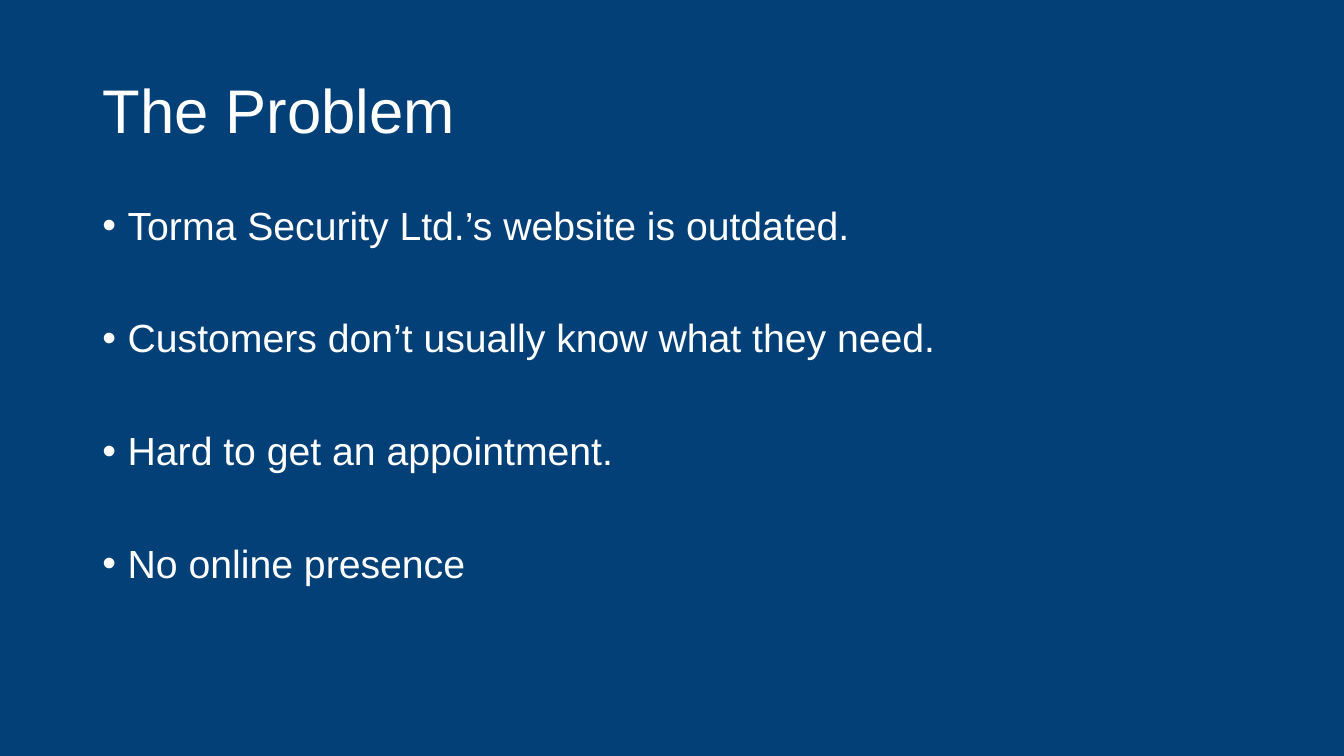
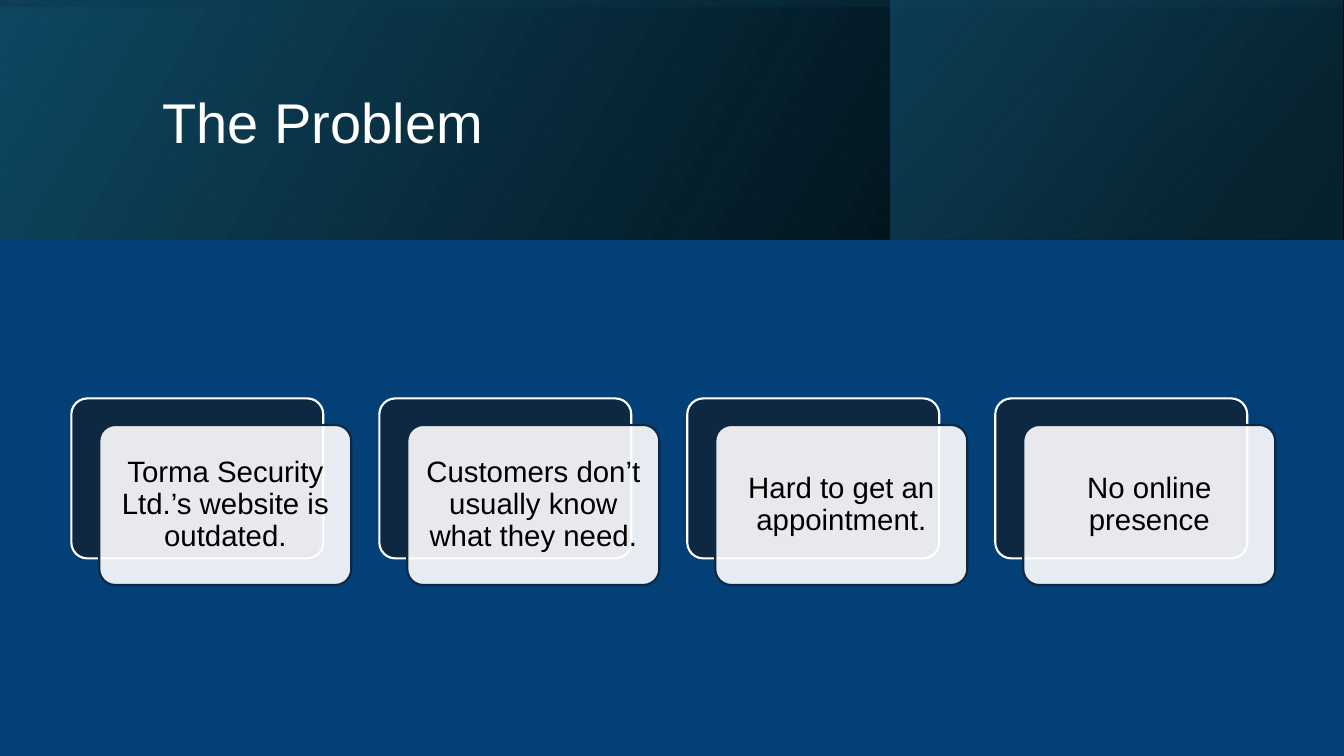
Before and after one commit to maggotstf2/mestermu, a slide deck: slide 3 of documentation/TORMA Biztonságtechnika.pptx. Drawn at 1344x756 pixels with LibreOffice and Linux fonts; fonts in the diff are those of the drawing. Boxes give left, top, right and bottom in pixels: in the first picture for what was removed or moved away, otherwise in the second. Text is boxed around its words. In the diff, an @@ line names an element or a change of style, - is before the commit and + after.

```diff
--- a/documentation/TORMA Biztonságtechnika.pptx
+++ b/documentation/TORMA Biztonságtechnika.pptx
@@ rectangle added at [0, 0, 1344, 239], fill gradient #000000 to #104862 @@
@@ rectangle added at [0, 0, 1344, 239], fill gradient #104862 to #000000 @@
@@ rectangle added at [891, 0, 1343, 239], fill gradient #0B3041 to #156082 @@
@@ title "The Problem": place and size @@
-title "The Problem" at [102, 88, 455, 134]
+title "The Problem" at [163, 102, 483, 144]
@@ title "The Problem" at [163, 102, 483, 144]: size 44 to 40 pt @@
@@ text removed at [128, 211, 935, 586] @@
-• Torma Security Ltd.’s website is outdated.
-• Customers don’t usually know what they need.
-• Hard to get an appointment.
-• No online presence
@@ group added at [72, 398, 1275, 586]: 8 rounded rectangles, 4 texts @@
+Torma Security Ltd.’s website is outdated.
+Customers don’t usually know what they need.
+Hard to get an appointment.
+No online presence
```
Also in this commit, not shown: 4 other slides changed, 5 slides added.
